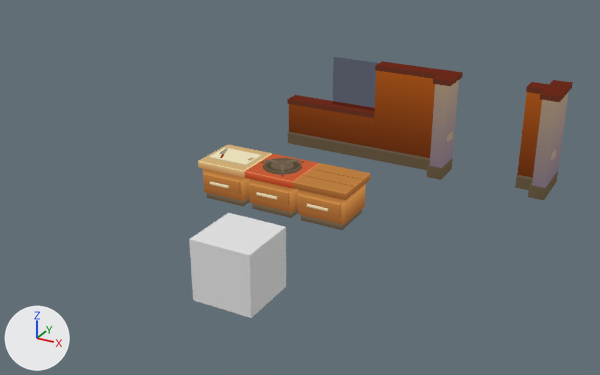
Renders of the Blender file 2022 Gamejam Cooking-Rhythm/Assets/Art/Models/Kitchen Props.blend from each side of a commit.
Both versions are drawn from a 50 mm camera at (5.93, -8.94, 6.39) aimed at (-0.49, 2.73, 0.56). Lighting does not change. The marker at lower left points along +X, +Y and +Z.

Objects in the first picture: 'Chopping Station', 'Cooktop', 'Counter', 'Cube 1x1', 'Wall A', 'Wall B', 'Wall C', 'Wall Corner', 'Wall Intersection'.
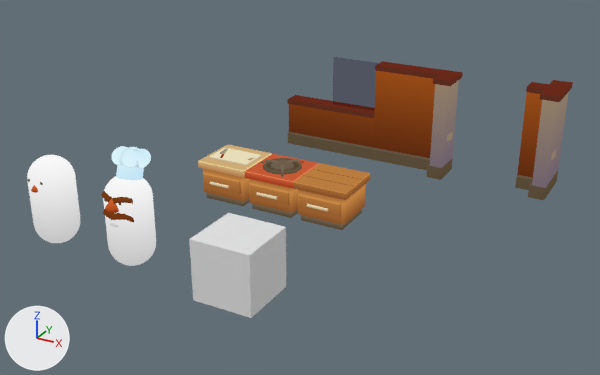
Changed parts and their boxes (x1, y1, x2, y2) in the pictures (600 x 375 px):
'Swedish Chef', added
    after: (101, 146, 156, 266)
'Swedish Chef.001', added
    after: (27, 155, 80, 243)

Diff of the bpy script that builds the scene:
```diff
--- a/2022 Gamejam Cooking-Rhythm/Assets/Art/Models/Kitchen Props.blend.py
+++ b/2022 Gamejam Cooking-Rhythm/Assets/Art/Models/Kitchen Props.blend.py
@@ me_cylinder_001 @@
+me_cylinder_001.from_pydata(...)  # 604 vertices, 574 faces; spans x -0.38..0.38, y -0.44..0.37, z -0.02..1.5
+me_cylinder_001.polygons.foreach_set('use_smooth', [True] * 574)
+me_cylinder_001.materials.append(mat_kitchen)  # picture img_gradientatlas_png
@@ me_cylinder @@
+me_cylinder.from_pydata(...)  # 1279 vertices, 1389 faces; spans x -0.38..0.38, y -0.47..0.43, z -0.02..1.91
+me_cylinder.polygons.foreach_set('use_smooth', [True] * 1389)
+me_cylinder.materials.append(mat_kitchen)  # picture img_gradientatlas_png
@@ ob_swedish_chef_001 @@
+ob_swedish_chef_001 = bpy.data.objects.new('Swedish Chef.001', me_cylinder_001)
+ob_swedish_chef_001.location = (-3.58, 0.0, 0.0)
@@ ob_swedish_chef @@
+ob_swedish_chef = bpy.data.objects.new('Swedish Chef', me_cylinder)
+ob_swedish_chef.location = (-2.0, 0.0, 0.0)
```
